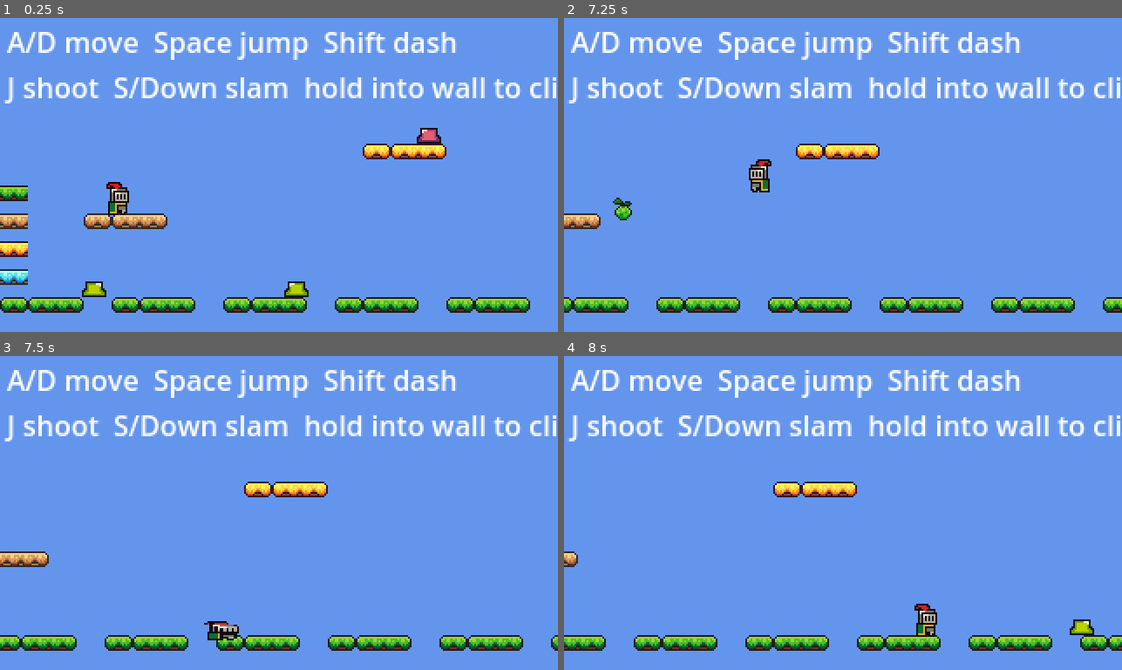
Above: before the commit, frames 1-4 (two rows, left to right).
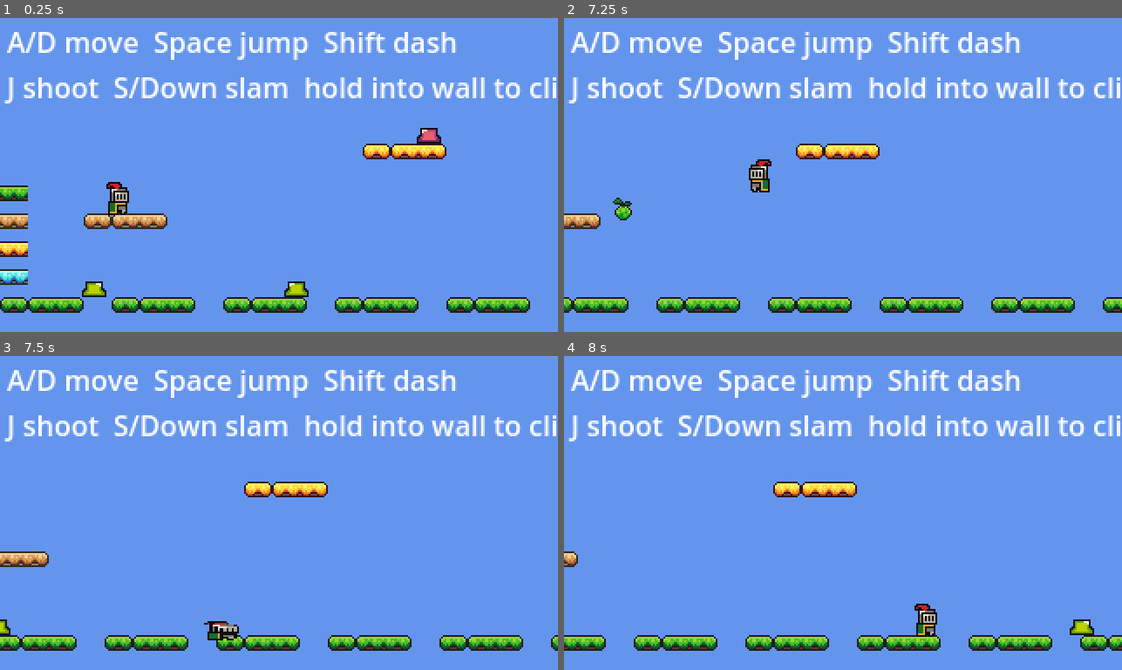
Above: after the commit, the same moments.

Repository: SolutionsByCarson/ScratchPad
Game: Godot game, scene res://scenes/main.tscn
The game is run twice, just before and just after one commit, with the same random seed, the same clock (stepped at 60 frames per second) and the same inputs.
Inputs:
- Up to frame 1 (0.25 s): no input
- Up to frame 2 (7.25 s): hold D (move_right) 0.53-2.03 s; tap Shift (dash) at 0.6, 1.55, 2.1, 3.05, 4.35, 5.85 s; tap Space (jump) at 0.77, 1.52, 3.02, 3.77, 4.52, 6.02, 6.77 s; tap J (shoot) at 0.8, 1.35, 2.3, 2.85, 3.8, 5.1, 6.6 s; hold A (move_left) 2.03-2.78 s; hold D (move_right) 2.78-4.28 s; tap S (slam) at 3.6 s; hold A (move_left) 4.28-5.03 s; hold D (move_right) 5.03-5.78 s; hold A (move_left) from 5.78 s (still down)
- Up to frame 3 (7.5 s): release A (move_left) at 7.28 s; hold D (move_right) from 7.28 s (still down); tap S (slam) at 7.35 s
- Up to frame 4 (8 s): keep holding D (move_right); tap Space (jump) at 7.52 s; tap Shift (dash) at 7.55 s

Frames 1-2 are identical in both runs. In frame 3, less than 0.1% of the frame differs, in the area x 0-2%, y 83-89%; in frame 4, nothing differs.

Commit message:
Slimes block on walls; shoot ignored during dash
Slime: added _is_blocked_at(x, y) using PhysicsPointQueryParameters2D
to detect solid bodies. _do_wander and _do_chase now check 8px ahead
in the move direction; if that point is inside a body, wander turns
around and chase stops. Fixes slimes passing through vertical walls.
This likely also resolves the "no patrol" symptom — a slime wandering
into a wall would previously get clamped to the world bound and the
wander direction wouldn't flip until the next random pick (1-3s),
making patrolling near walls look stuck.

Player: shoot input is now gated on _dash_time_left <= 0.0, so
pressing J during a dash does not spawn a fruit or play the tap SFX.
The dash continues uninterrupted.

Co-Authored-By: Claude Opus 4.7 (1M context) <noreply@anthropic.com>

Diff:
--- a/scripts/player.gd
+++ b/scripts/player.gd
@@ -81,7 +81,7 @@
 	elif _wall_attached and signf(contact_normal_x) != signf(_wall_attached_normal_x):
 		_wall_attached = false
 
-	if not _wall_attached and Input.is_action_just_pressed("shoot"):
+	if not _wall_attached and _dash_time_left <= 0.0 and Input.is_action_just_pressed("shoot"):
 		_shoot()
 
 	_dash_cooldown_left = max(0.0, _dash_cooldown_left - delta)
--- a/scripts/slime.gd
+++ b/scripts/slime.gd
@@ -131,6 +131,10 @@
 		_wander_direction = -_wander_direction
 		return
 
+	if _is_blocked_at(next_x + move_dir * 8.0, position.y):
+		_wander_direction = -_wander_direction
+		return
+
 	position.x = next_x
 	sprite.flip_h = move_dir < 0.0
 
@@ -142,6 +146,9 @@
 	var next_x: float = position.x + move_dir * CHASE_SPEED * delta
 
 	if not is_floating and not _has_ground_at(next_x):
+		return
+
+	if _is_blocked_at(next_x + move_dir * 8.0, position.y):
 		return
 
 	position.x = next_x
@@ -156,6 +163,15 @@
 	query.collide_with_areas = false
 	var hit: Dictionary = space.intersect_ray(query)
 	return not hit.is_empty()
+
+
+func _is_blocked_at(x: float, y: float) -> bool:
+	var space := get_world_2d().direct_space_state
+	var query := PhysicsPointQueryParameters2D.new()
+	query.position = Vector2(x, y)
+	query.collide_with_areas = false
+	var results: Array = space.intersect_point(query)
+	return results.size() > 0
 
 
 func _ground_y_below(x: float, from_y: float) -> float:
